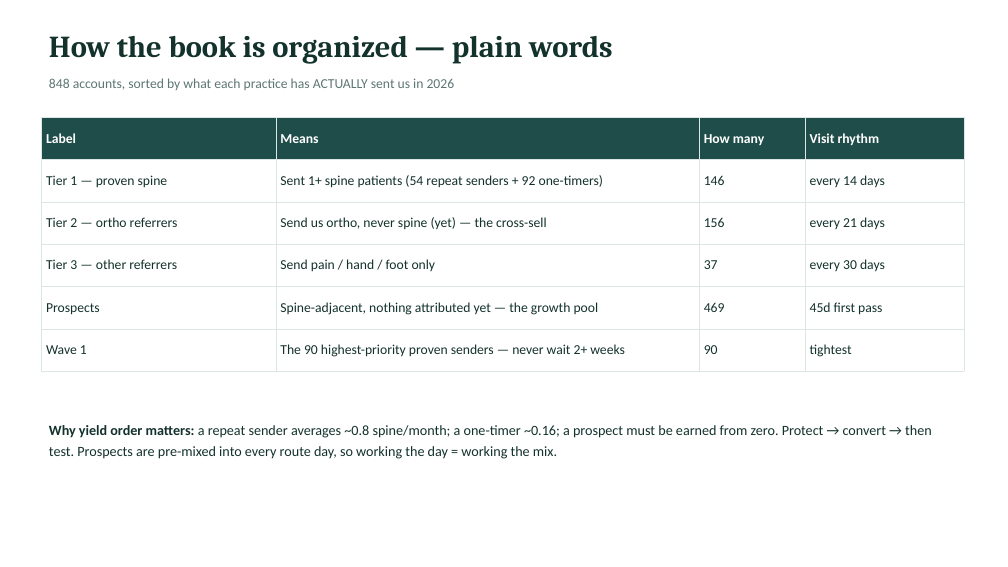
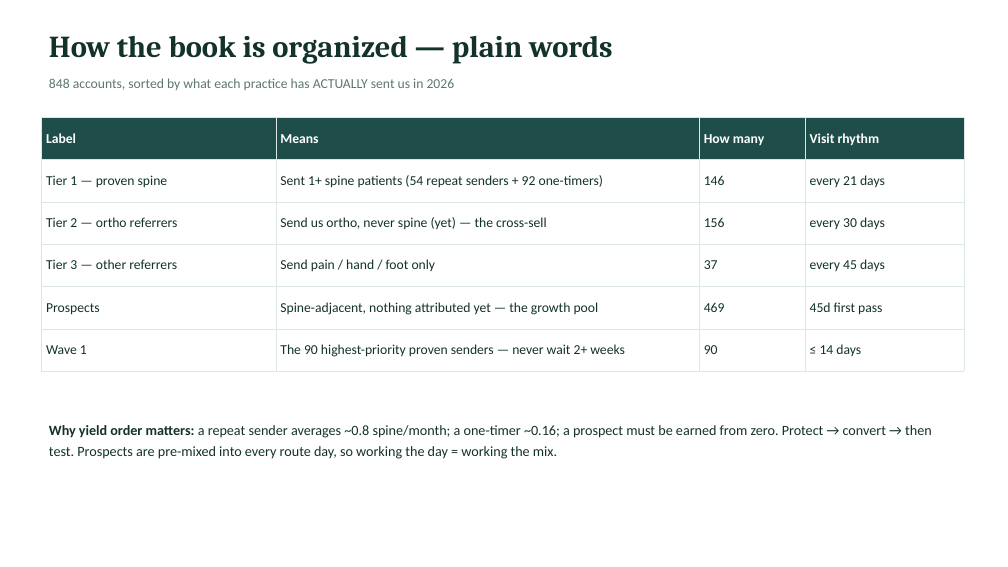
Before and after one commit to JosephAndrewMacLean/SHP, a slide deck: slide 4 of pm/kristen-share/SHP-Spine-Team-Rollout_Kristen_Jul22.pptx. Drawn at 1008x567 pixels with LibreOffice and Linux fonts; fonts in the diff are those of the drawing. Boxes give left, top, right and bottom in pixels: in the first picture for what was removed or moved away, otherwise in the second. Text is boxed around its words. In the diff, an @@ line names an element or a change of style, - is before the commit and + after.

```diff
--- a/pm/kristen-share/SHP-Spine-Team-Rollout_Kristen_Jul22.pptx
+++ b/pm/kristen-share/SHP-Spine-Team-Rollout_Kristen_Jul22.pptx
@@ table at (42, 117, 964, 361) @@
-row 2, column 4: every 14 days
+row 2, column 4: every 21 days
-row 3, column 4: every 21 days
+row 3, column 4: every 30 days
-row 4, column 4: every 30 days
+row 4, column 4: every 45 days
-row 6, column 4: tightest
+row 6, column 4: ≤ 14 days
```
Also in this commit, not shown: 7 other files.
